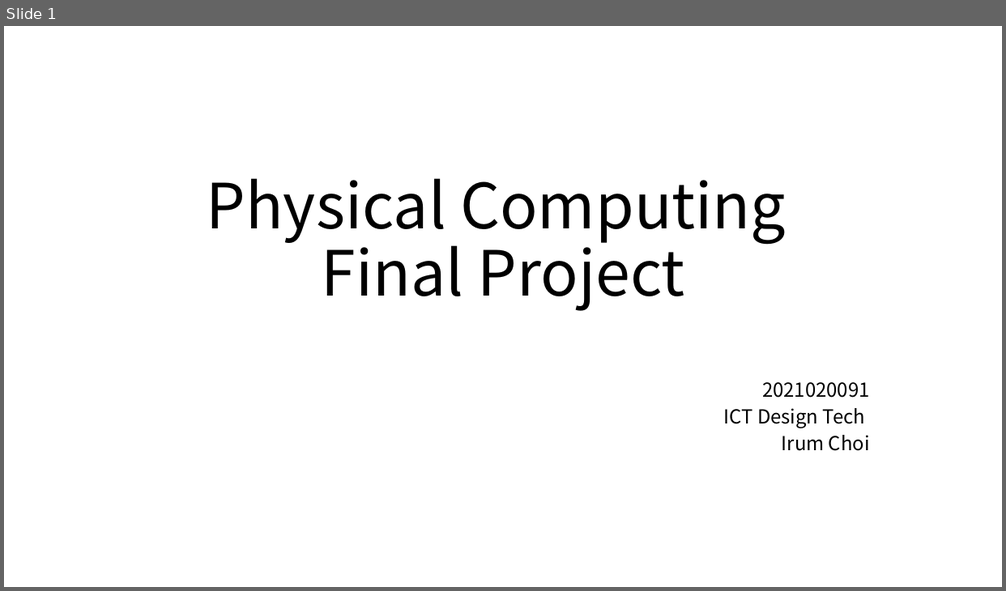
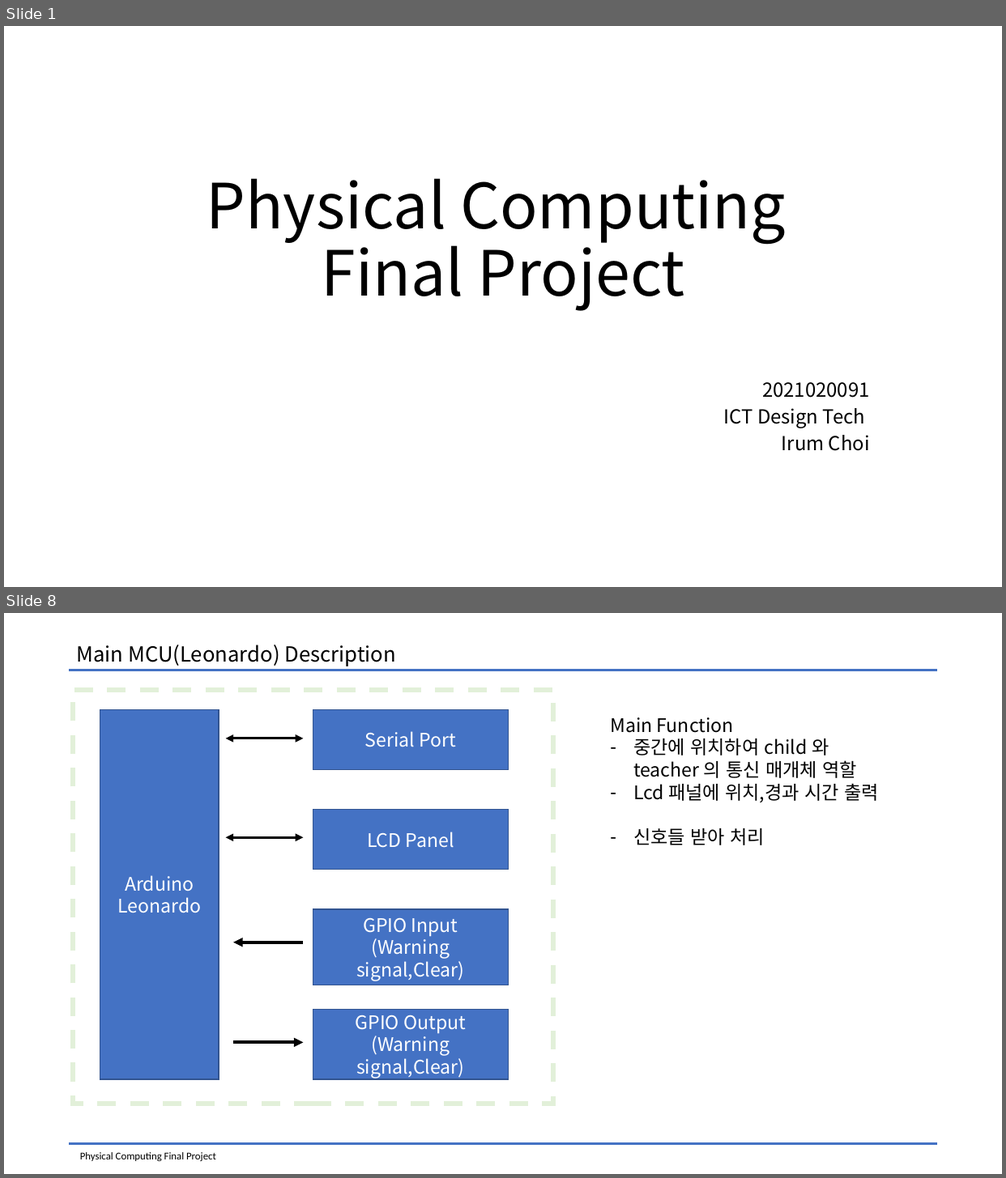
Before and after one commit to kimkyowon/Physical_Computing_Final, a slide deck: Physical_Computing/Documents/Physical Computing_Prototype.pptx. Shown one above the other, each under a label of ours: slide 1 before the commit, slides 1 and 8 after it; the slides between them are not shown. The pictures are 1006x591 and 1006x1178 pixels, drawn with LibreOffice and Linux fonts; fonts in the diff are those of the drawing. Boxes give left, top, right and bottom in pixels: in the first picture for what was removed or moved away, otherwise in the second. Text is boxed around its words. In the diff, an @@ line names an element or a change of style, - is before the commit and + after.

```diff
--- a/Physical_Computing/Documents/Physical Computing_Prototype.pptx
+++ b/Physical_Computing/Documents/Physical Computing_Prototype.pptx
@@ slide 8 added at box(4, 613, 1002, 1174), background #FFFFFF @@
@@ text added at box(76, 645, 397, 666), 20 pt, text #000000 @@
+Main MCU(Leonardo) Description
@@ line added from (69, 670) to (937, 670), #4472C4 2.5 pt @@
@@ rectangle added at box(73, 690, 553, 1104), outline #E2F0D9 4.5 pt dashed @@
@@ rectangle added at box(100, 709, 219, 1080), fill #4472C4, outline #325491 1 pt, 18 pt, text #FFFFFF @@
+Arduino
+Leonardo
@@ rectangle added at box(313, 709, 509, 769), fill #4472C4, outline #325491 1 pt, 18 pt, text #FFFFFF @@
+Serial Port
@@ text added at box(610, 717, 879, 845), 18 pt, text #000000 @@
+Main Function
+– 중간에 위치하여 child 와 teacher 의 통신 매개체 역할
+– Lcd 패널에 위치,경과 시간 출력
+– 신호들 받아 처리
@@ double arrow added from (226, 739) to (304, 739), #000000 2.5 pt @@
@@ rectangle added at box(313, 810, 509, 870), fill #4472C4, outline #325491 1 pt, 18 pt, text #FFFFFF @@
+LCD Panel
@@ double arrow added from (226, 837) to (304, 837), #000000 2.5 pt @@
@@ rectangle added at box(313, 909, 509, 985), fill #4472C4, outline #325491 1 pt, 18 pt, text #FFFFFF @@
+GPIO Input
+(Warning signal,Clear)
@@ arrow added from (304, 943) to (233, 943), #000000 3 pt @@
@@ rectangle added at box(313, 1009, 509, 1080), fill #4472C4, outline #325491 1 pt, 18 pt, text #FFFFFF @@
+GPIO Output
+(Warning signal,Clear)
@@ arrow added from (233, 1043) to (304, 1043), #000000 3 pt @@
@@ line added from (69, 1144) to (937, 1144), #4472C4 2.5 pt @@
@@ text added at box(80, 1152, 216, 1162), 10 pt, text #000000 @@
+Physical Computing Final Project
```
Also in this commit, not shown: 9 other slides added, 4 slides removed, 17 other files.
